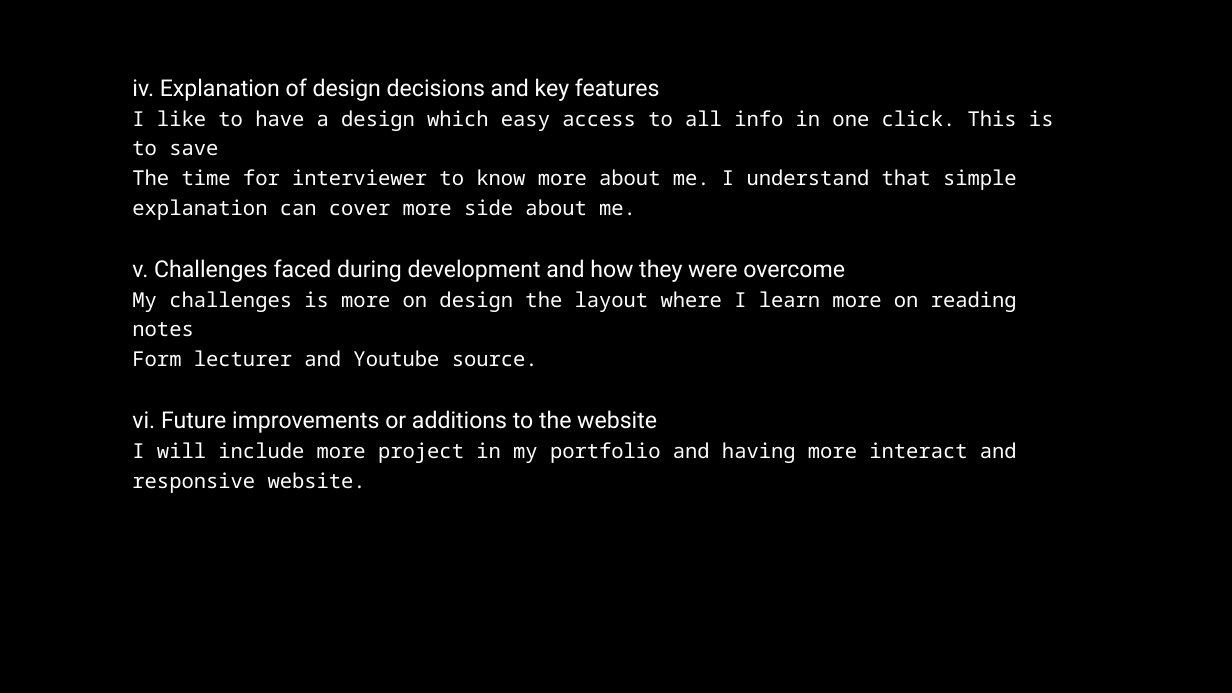
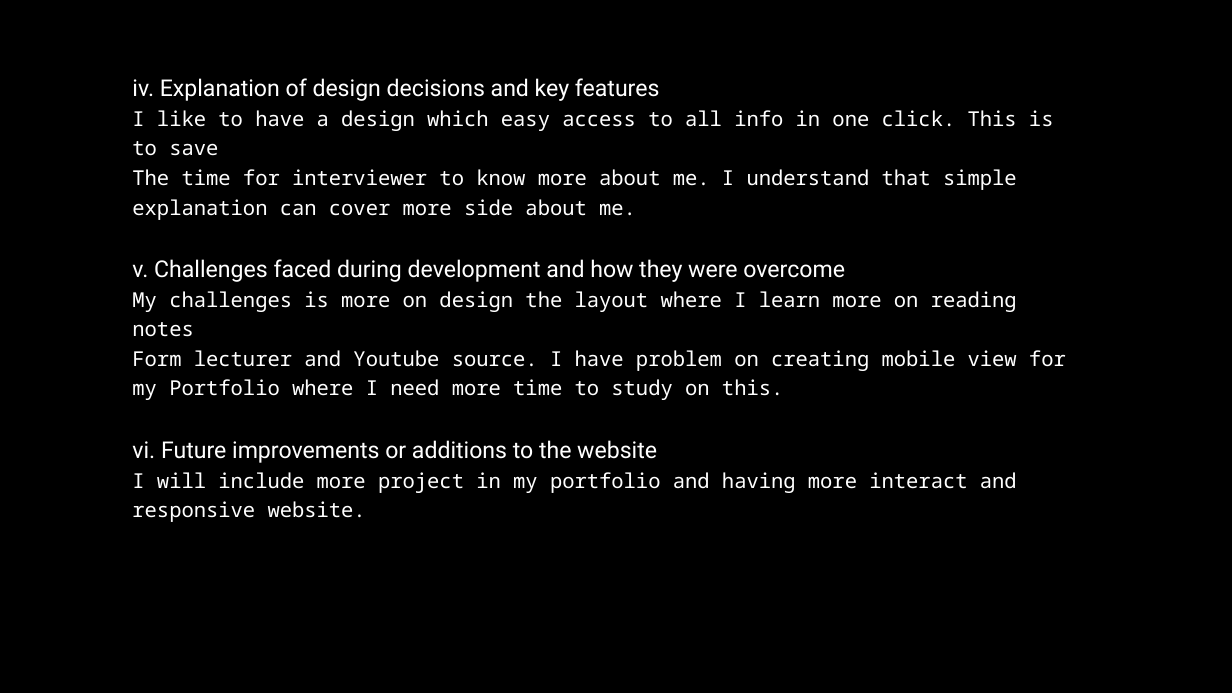
Before and after one commit to kannan-7/Kannan-Portfolio, a slide deck: slide 4 of Kannan Portfolio.pptx. Drawn at 1232x693 pixels with LibreOffice and Linux fonts; fonts in the diff are those of the drawing. Boxes give left, top, right and bottom in pixels: in the first picture for what was removed or moved away, otherwise in the second. Text is boxed around its words. In the diff, an @@ line names an element or a change of style, - is before the commit and + after.

```diff
--- a/Kannan Portfolio.pptx
+++ b/Kannan Portfolio.pptx
@@ text at (132, 350, 1066, 400): text changed @@
-Form lecturer and Youtube source.
+Form lecturer and Youtube source. I have problem on creating mobile view for my Portfolio where I need more time to study on this.
```
Also in this commit, not shown: 1 other slide changed, 1 slide added, 9 other files.
